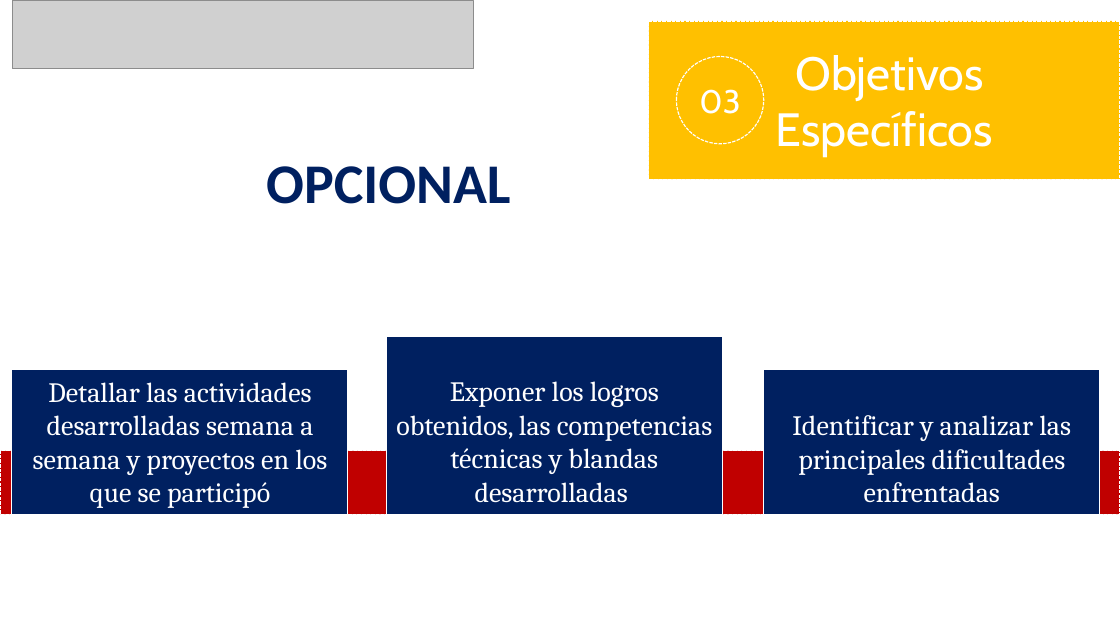
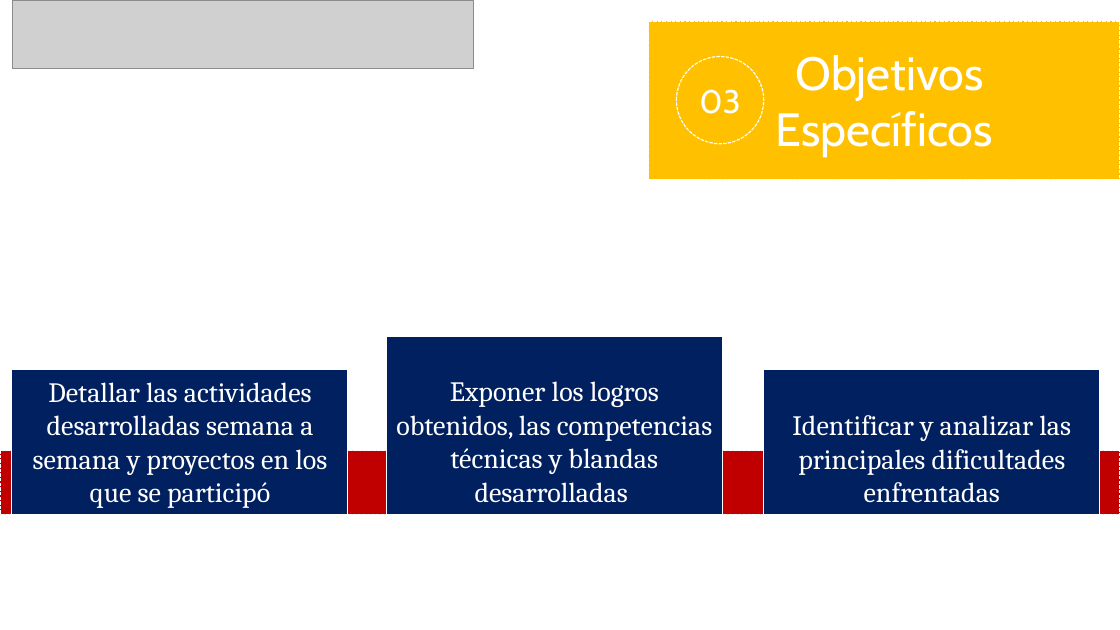
Before and after one commit to AlexPrado2101/Informe-, a slide deck: slide 7 of Alexander Prado - Sustentación de proyecto.pptx. Drawn at 1120x630 pixels with LibreOffice and Linux fonts; fonts in the diff are those of the drawing; grey boxes stand for pictures; background and template pictures are left out. Boxes give left, top, right and bottom in pixels: in the first picture for what was removed or moved away, otherwise in the second. Text is boxed around its words. In the diff, an @@ line names an element or a change of style, - is before the commit and + after.

```diff
--- a/Alexander Prado - Sustentación de proyecto.pptx
+++ b/Alexander Prado - Sustentación de proyecto.pptx
@@ text removed at box(266, 166, 510, 204) @@
-OPCIONAL
```
